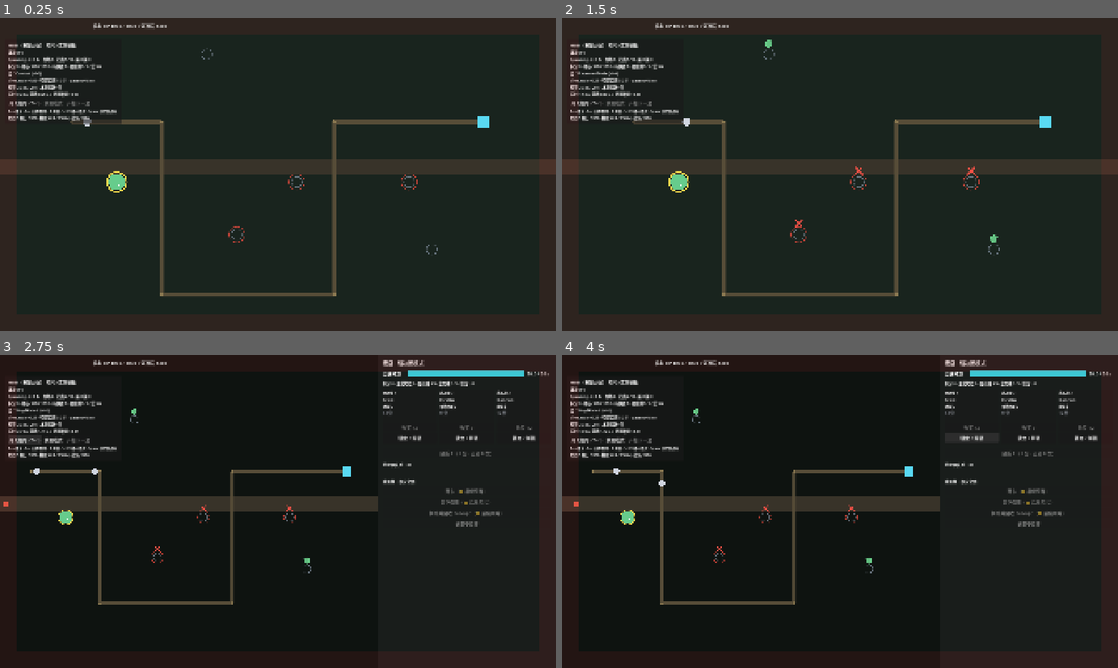
Above: before the commit, frames 1-4 (two rows, left to right).
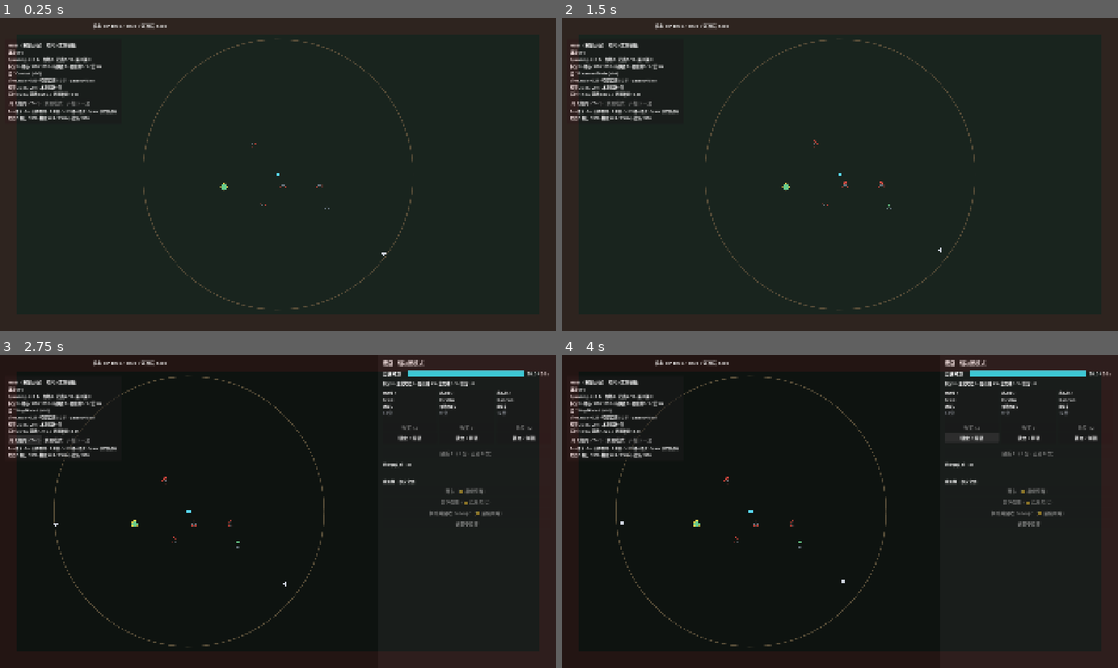
Above: after the commit, the same moments.

Repository: w814929152/corebound
Game: Godot game, scene res://scenes/main.tscn
Two runs of this game, one before a commit and one after it. Both use one fixed random seed, a clock stepped at 60 frames per second and the inputs below.
Inputs:
- Up to frame 1 (0.25 s): no input
- Up to frame 2 (1.5 s): click "开关抽屉 (Tab)" at 0.5 s; click "放置模式" at 1.25 s
- Up to frame 3 (2.75 s): click "开关抽屉 (Tab)" at 2 s
- Up to frame 4 (4 s): click "锁定 / 解锁" at 2.75 s; click "已锁（Space 解锁）" at 3.5 s

The runs differ from the first frame. In frame 1, 7.5% of the frame differs, in the area x 0-100%, y 6-94%; in frame 2, 7.6%; in frame 3, 5.1%; in frame 4, 5.1%.

Commit message:
径向迁移收官: 运行时默认切 RADIAL（金标本零扰动 · PATH 回归全绿）

Diff:
--- a/scripts/ui/boot.gd
+++ b/scripts/ui/boot.gd
@@ -11,6 +11,7 @@
 const TestSuiteSlice3 := preload("res://tests/test_suite_slice3.gd")
 const TestSuiteSlice4 := preload("res://tests/test_suite_slice4.gd")
 const BattleShop := preload("res://scenes/battle_shop.tscn")
+const SpaceModel := preload("res://scripts/geo/space_model.gd")
 
 
 func _ready() -> void:
@@ -20,7 +21,19 @@
 		ok = TestSuiteSlice4.new().run_all() and ok
 		get_tree().quit(0 if ok else 1)
 	else:
+		# 🔴 径向迁移收官：实机运行时默认 = RADIAL（径向核心围攻）。
+		#    注入点选在这里而非 `space_model.gd:40` 的全局默认值，是因为：
+		#      · `SpaceModel.mode` 是全局静态变量，被 PATH 口径金标本回归（run_tests.gd
+		#        默认无参 = slice1~8 + t1aggro）**隐式依赖**——它们自身不碰 mode，但
+		#        依赖的引擎（wave_sim / monster / wave_director）用 is_radial() 分派。
+		#        改全局默认会让 PATH 金标本全部分派到 RADIAL 分支而全挂。
+		#      · 本分支只在**窗口模式**执行；headless 分支（跑测试套件）与
+		#        `--script res://tests/run_tests.gd` 两条路径都**永不进入这里**
+		#        （后者根本不装载 main.tscn）→ 金标本零扰动。
+		#    回滚：把下面这行删掉 / 改回 `Mode.PATH` 即可（一行回退，双模设计本就为此）。
+		SpaceModel.mode = SpaceModel.Mode.RADIAL
 		add_child(BattleShop.instantiate())
+		print("[boot] SpaceModel.mode = RADIAL（径向核心围攻 · 实机默认）")
 		print("[boot] Corebound MVP · 切片4（实时商店覆盖层 + 完整商店逻辑接线）")
 		print("[boot] Tab 开关抽屉 · Esc 关闭/取消 · R 刷新 · 1/2/3 选中即买 · Space 锁定焦点位")
 		print("[boot] 商品位显示真实卡名/价格；建筑卡买入后入待放置队列 → 点「放置」→ 点塔位落子")
Binary file added: docs/phase3/runtime-default-radial-20261009.png
